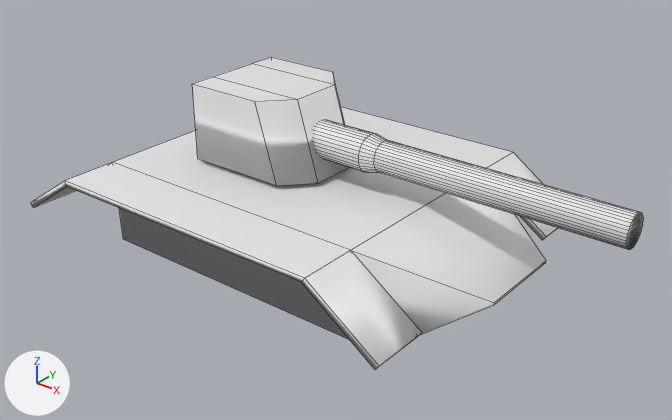
Two versions of the FBX model thegame/thegameContent/models/tank.fbx, one commit apart.
One viewpoint serves both versions: a 50 mm camera at (0.1197, -0.1656, 0.1138) aimed at (-0.0102, -0.0033, 0.0132). Arrows for +X, +Y and +Z are at lower left; the lights stay in place. Mesh edges are drawn as thin lines.
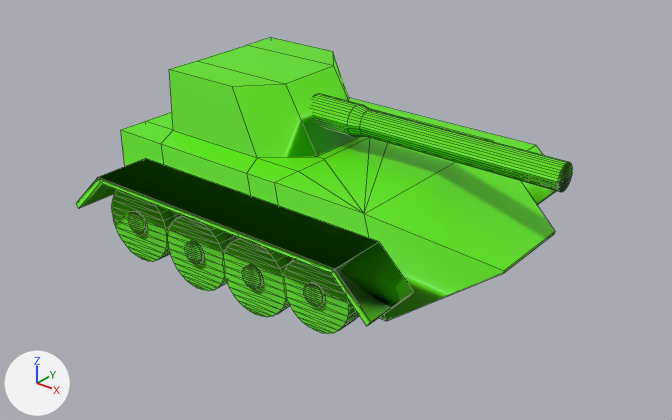
What differs and where, as boxes [x1, y1, x2, y2] in the pictures (672 x 420 px; the box of a moved part takes in the faces that stretch with it):
'Cube_001', recoloured, reshaped, moved, rescaled (white to green, 19% narrower)
    before: [31, 57, 643, 369]
    after: [76, 37, 572, 334]
part 1 of me_cube_001, added
    after: [128, 211, 147, 234]
part 2 of me_cube_001, added (green)
    after: [112, 190, 182, 262]
part 3 of me_cube_001, added
    after: [185, 241, 204, 264]
part 4 of me_cube_001, added (green)
    after: [168, 215, 239, 291]
part 5 of me_cube_001, added
    after: [242, 265, 263, 289]
part 6 of me_cube_001, added (green)
    after: [223, 238, 294, 317]
part 7 of me_cube_001, added
    after: [304, 282, 325, 306]
part 8 of me_cube_001, added (green)
    after: [283, 259, 359, 334]
part 9 of me_cube_001, rebuilt (21% narrower, 24% shorter)
    before: [314, 120, 643, 250]
    after: [312, 94, 572, 192]
part 10 of me_cube_001, added (green)
    after: [121, 37, 555, 321]
part 11 of me_cube_001, moved or reshaped
    before: [31, 153, 558, 369]
    after: [76, 145, 556, 326]
part 12 of me_cube_001, deleted
    before: [192, 57, 350, 186]
part 13 of me_cube_001, recoloured
    before: [65, 107, 513, 282]
    after: [98, 98, 535, 273]

Edits to the bpy script that builds the scene:
```text
Change mat_material:
    mat_material.base_color: (0.8, 0.8, 0.8) -> (0.11, 0.8, 0.0)  # white #e7e7e7 -> green #5de700
Change mat_material_001:
    mat_material_001.base_color: (0.8, 0.8, 0.8) -> (0.11, 0.8, 0.0)  # white #e7e7e7 -> green #5de700
Change mat_material_002:
    mat_material_002.base_color: (0.8, 0.8, 0.8) -> (0.11, 0.8, 0.0)  # white #e7e7e7 -> green #5de700
Add mat_material_007:
    mat_material_007 = principled_material('Material_007')
    mat_material_007.base_color = (0.11, 0.8, 0.0)  # green #5de700
Change me_cube_001:
    used by ob_cube_001; location = (-0.0247, 0.0352, 0.0127); scale = (0.0389, 0.00753, 0.000781)
    remove me_cube_001.from_pydata(...)  # 184 vertices, 209 faces; spans x -1.5..2.3, y -10.3..1.0, z -20.6..36.1
    add me_cube_001.from_pydata(...)  # 1250 vertices, 1731 faces; spans x -1.3..1.7, y -10.3..1.0, z -21.8..36.6
    me_cube_001 part 1: a new loose piece, a 32-sided cylinder along y spanning x -0.92..-0.76, y -9.69..-9.59, z -10.6..-2.98, in mat_material_007 (green #5de700)
    me_cube_001 part 2: a new loose piece, a 32-sided cylinder along y spanning x -1.12..-0.56, y -9.58..-8.7, z -20.4..5.45, in mat_material_007 (green #5de700)
    me_cube_001 part 3: a new loose piece, a 32-sided cylinder along y spanning x -0.37..-0.21, y -9.69..-9.59, z -12.45..-5.2, in mat_material_007 (green #5de700)
    me_cube_001 part 4: a new loose piece, a 32-sided cylinder along y spanning x -0.56..-0.03, y -9.58..-8.74, z -21.77..2.81, in mat_material_007 (green #5de700)
    me_cube_001 part 5: a new loose piece, a 32-sided cylinder along y spanning x 0.15..0.3, y -9.69..-9.59, z -12.31..-5.05, in mat_material_007 (green #5de700)
    me_cube_001 part 6: a new loose piece, a 32-sided cylinder along y spanning x -0.04..0.49, y -9.58..-8.74, z -21.64..2.97, in mat_material_007 (green #5de700)
    me_cube_001 part 7: a new loose piece, a 32-sided cylinder along y spanning x 0.643..0.787, y -9.687..-9.592, z -9.173..-2.394, in mat_material_007 (green #5de700)
    me_cube_001 part 8: a new loose piece, a 32-sided cylinder along y spanning x 0.47..0.96, y -9.59..-8.8, z -17.88..5.1, in mat_material_007 (green #5de700)
    me_cube_001 part 9: the loose piece of 128 vertices spanning x 0.2..2.3, y -5.3..-4.0, z 15.2..27.4 is rebuilt with 128 vertices and now spans x -0.1..1.7, y -5.2..-4.1, z 20.7..30.9
    me_cube_001 part 10: a new loose piece of 66 vertices spanning x -1.3..1.6, y -8.2..-1.1, z -15.4..36.6
    me_cube_001 part 11: 24 vertices removed from x -1.5..1.7, y -10.3..1.0, z -20.6..-4.0; 16 vertices added at x -1.3..1.2, y -10.3..1.0, z -6.0..-2.2
    me_cube_001 part 12: 16 vertices removed from x -0.6..0.3, y -6.5..-2.6, z 10.3..36.1
    me_cube_001 part 13: 8 faces spanning x -1.0..1.0, y -10.3..1.0, z 6.9..9.1 switch from mat_material_003 (white #e7e7e7) to mat_material_007 (green #5de700)
Change ob_cube_001:
    ob_cube_001.location: (-0.0247, 0.0352, 0.0127) -> (-0.0178, 0.0383, 0.015)
    ob_cube_001.scale: (0.0389, 0.00753, 0.000781) -> (0.0369, 0.00753, 0.000781)
```
